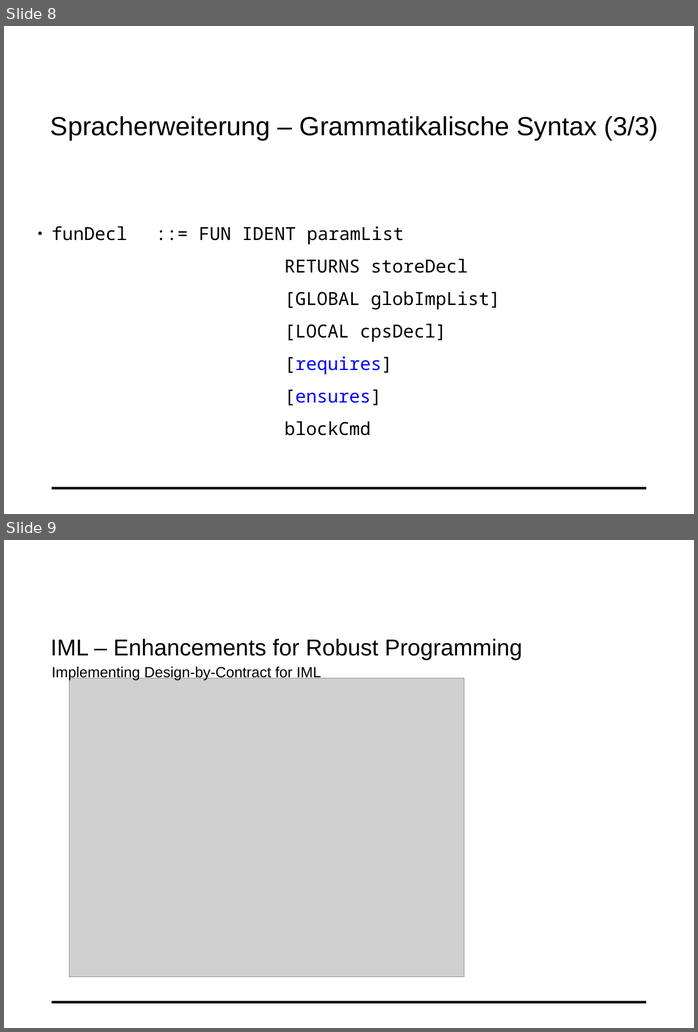
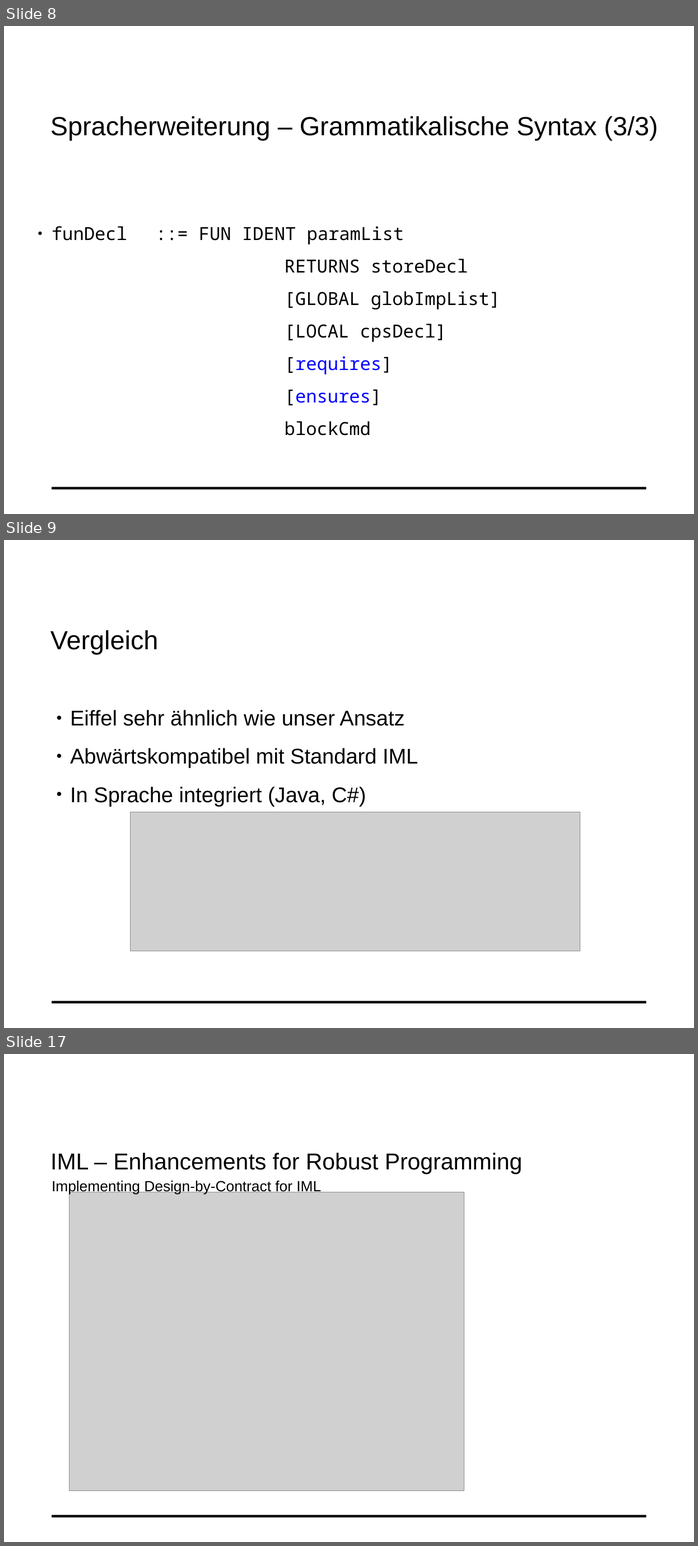
Before and after one commit to fluescher/iml-compiler, a slide deck: IML-Conditions.odp. Shown one above the other, each under a label of ours: slides 8 and 9 before the commit, slides 8, 9 and 17 after it; the slides between them are not shown. The pictures are 698x1032 and 698x1546 pixels, drawn with LibreOffice and Linux fonts; fonts in the diff are those of the drawing; grey boxes stand for pictures; background and template pictures are left out. Boxes give left, top, right and bottom in pixels: in the first picture for what was removed or moved away, otherwise in the second. Text is boxed around its words. In the diff, an @@ line names an element or a change of style, - is before the commit and + after.

```diff
--- a/IML-Conditions.odp
+++ b/IML-Conditions.odp
@@ slide 9 added at (4, 540, 694, 1028), background #FFFFFF; not listed: 1 template element that a slide beside it also shows @@
@@ text added at (50, 630, 159, 655), 32 pt, text #000000 @@
+Vergleich
@@ text added at (70, 710, 418, 806), 26 pt, text #000000 @@
+● Eiffel sehr ähnlich wie unser Ansatz
+● Abwärtskompatibel mit Standard IML
+● In Sprache integriert (Java, C#)
@@ picture added at (131, 812, 580, 952) @@
@@ what was slide 9 is now slide 17 @@
```
Also in this commit, not shown: 3 slides changed, 7 other slides added, 1 other file.
